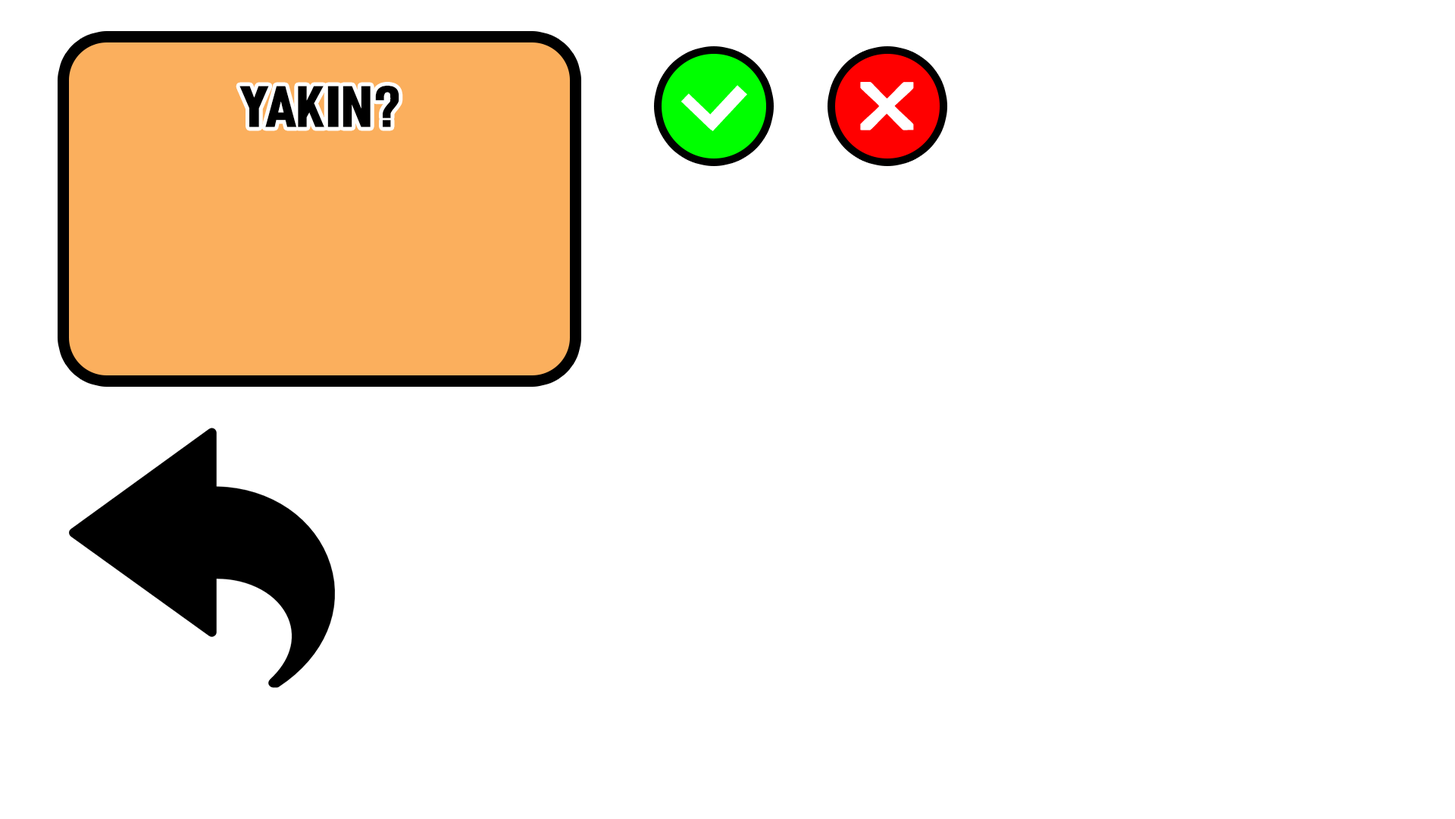
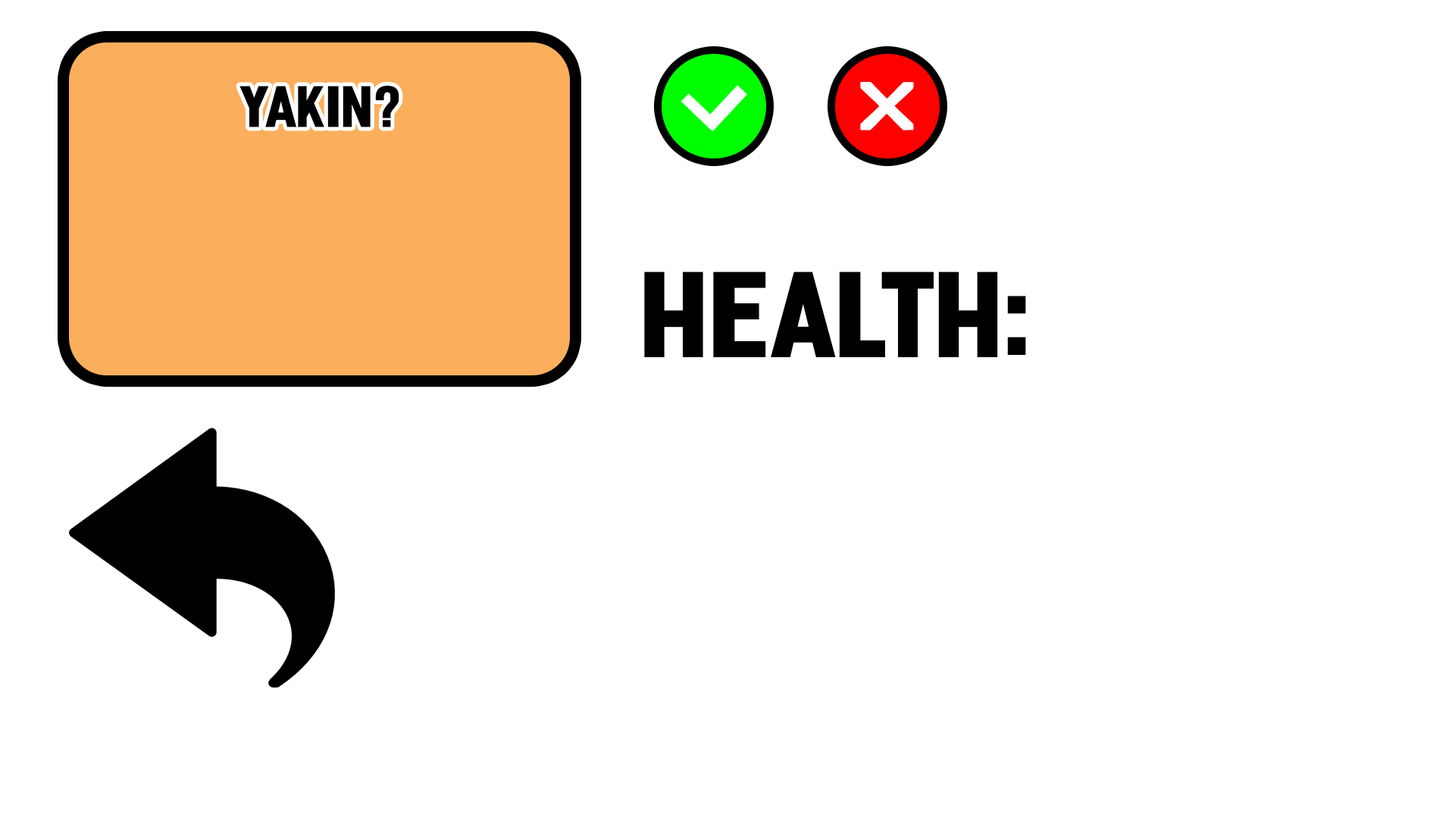
Layers edited between the first and the second 1455 × 819 image:
added layer "HEALTH:" above "back" over [644, 271, 1027, 358]
